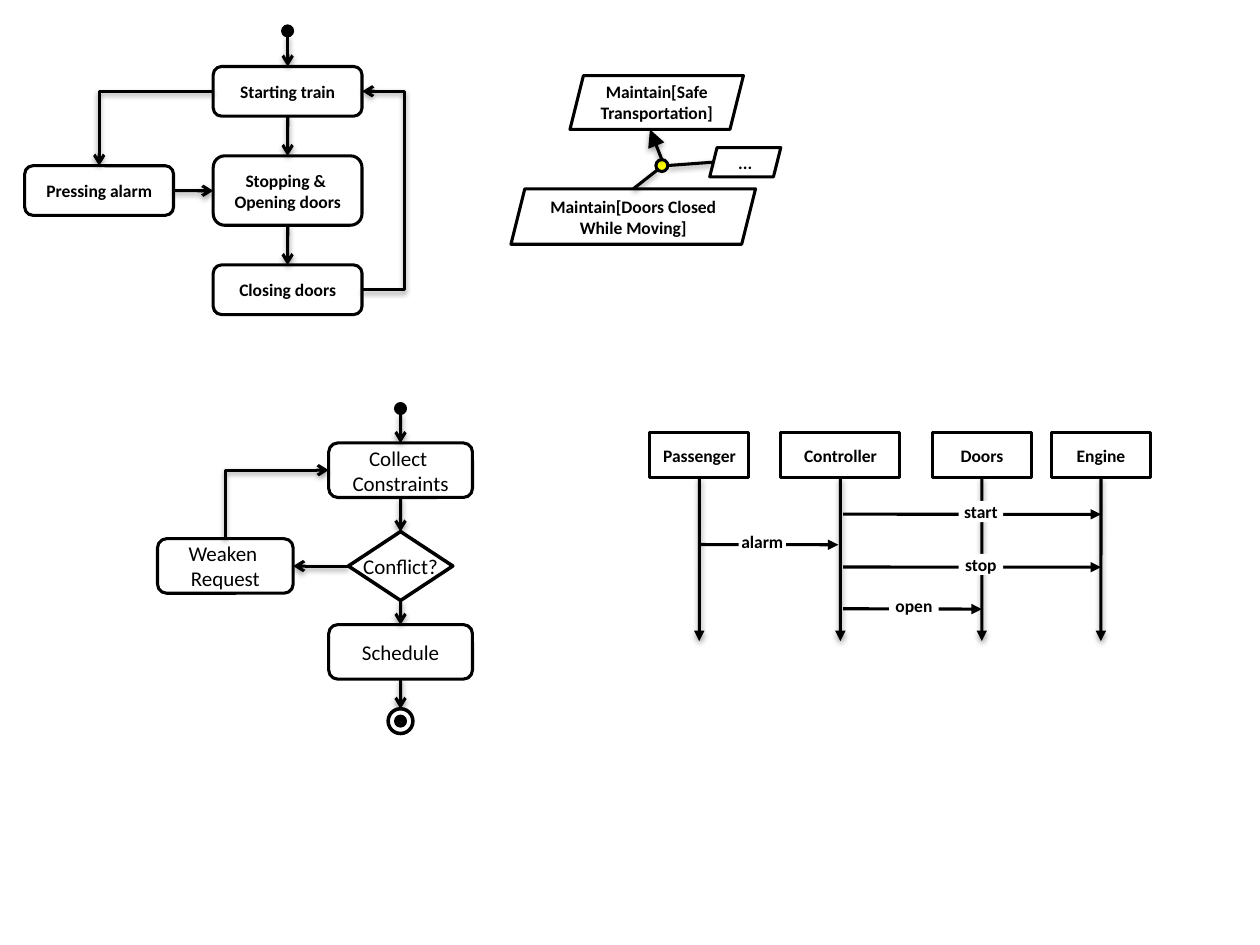
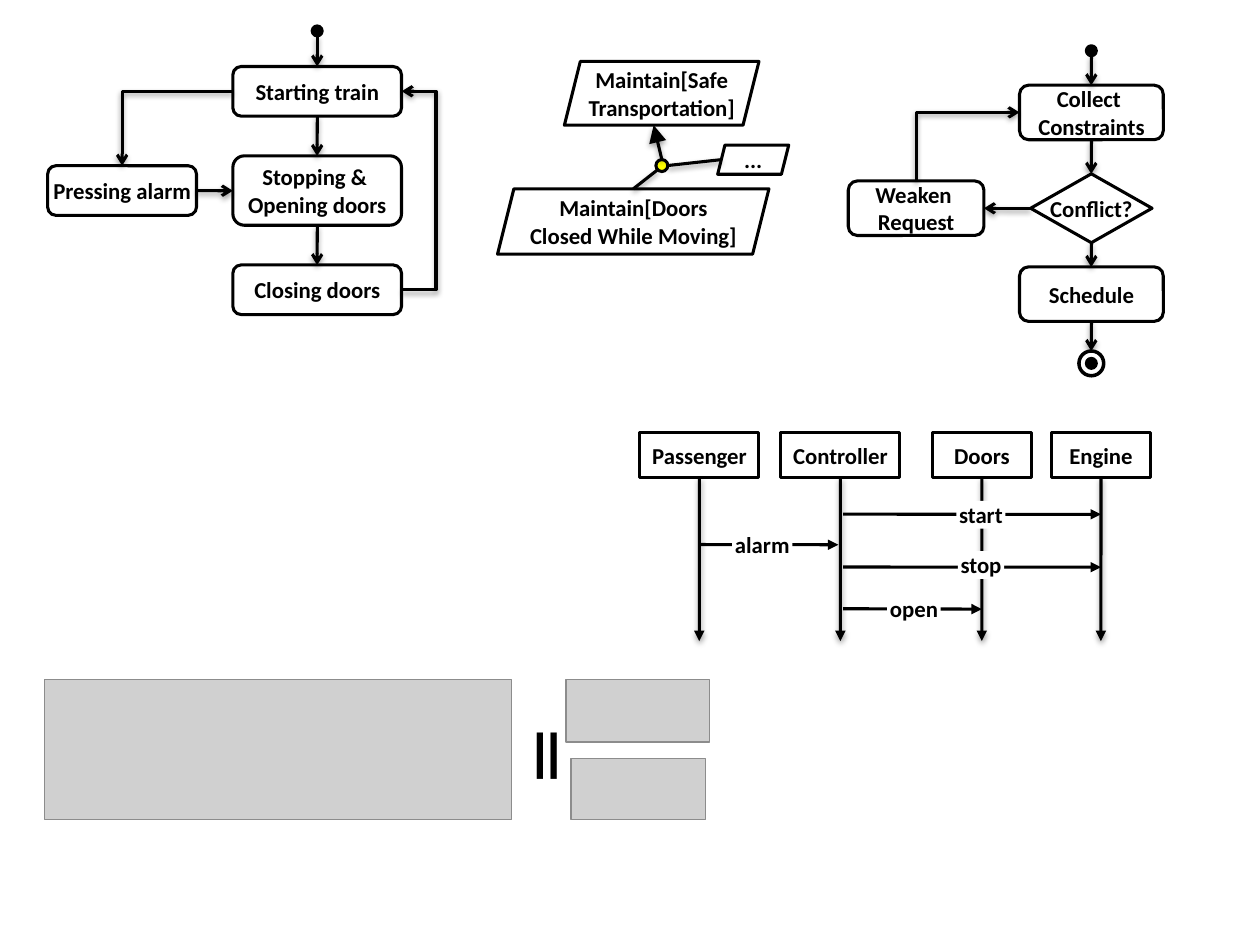
Before and after one commit to blambeau/phd, a slide deck: slide 5 of writing/images/train.pptx. Drawn at 1260x945 pixels with LibreOffice and Linux fonts; fonts in the diff are those of the drawing; grey boxes stand for pictures. Boxes give left, top, right and bottom in pixels: in the first picture for what was removed or moved away, otherwise in the second. Text is boxed around its words. In the diff, an @@ line names an element or a change of style, - is before the commit and + after.

```diff
--- a/writing/images/train.pptx
+++ b/writing/images/train.pptx
@@ 3 arrows, 1 ellipse moved together from (x1=282, y1=26, x2=292, y2=265) to (x1=312, y1=26, x2=323, y2=265) @@
@@ 4 arrows, 3 rounded rectangles, 2 ellipses, 1 elbow arrow moved together from (x1=158, y1=403, x2=472, y2=726) to (x1=848, y1=45, x2=1163, y2=368) @@
@@ rounded rectangle "Starting train" resized from (x1=213, y1=67, x2=362, y2=116) to (x1=233, y1=67, x2=402, y2=116) @@
@@ parallelogram "Maintain[Safe Transportation]" resized from (x1=570, y1=76, x2=743, y2=130) to (x1=564, y1=62, x2=759, y2=126) @@
@@ elbow arrow moved from (213, 92) - (100, 166) to (233, 92) - (122, 166) @@
@@ elbow arrow moved from (362, 290) - (363, 92) to (402, 290) - (402, 92) @@
@@ arrow moved from (662, 160) - (650, 130) to (662, 160) - (654, 125) @@
@@ size 10 to 13 pt in 15 elements at (x1=781, y1=433, x2=900, y2=478), (x1=1051, y1=433, x2=1150, y2=478), (x1=932, y1=433, x2=1032, y2=478), (x1=48, y1=166, x2=197, y2=215), (x1=640, y1=433, x2=759, y2=478), (x1=961, y1=558, x2=1002, y2=580), (x1=498, y1=189, x2=769, y2=255), (x1=890, y1=605, x2=938, y2=621), (x1=959, y1=508, x2=1003, y2=530), (x1=564, y1=62, x2=759, y2=126), (x1=233, y1=156, x2=402, y2=226), (x1=233, y1=67, x2=402, y2=116), (x1=233, y1=265, x2=402, y2=314), (x1=735, y1=537, x2=790, y2=553), (x1=718, y1=145, x2=789, y2=174) @@
@@ parallelogram "..." moved from (x1=709, y1=147, x2=780, y2=176) to (x1=718, y1=145, x2=789, y2=174) @@
@@ rounded rectangle "Pressing alarm" moved from (x1=25, y1=166, x2=174, y2=215) to (x1=48, y1=166, x2=197, y2=215) @@
@@ rounded rectangle "Stopping & Opening doors" resized from (x1=213, y1=156, x2=362, y2=226) to (x1=233, y1=156, x2=402, y2=226) @@
@@ line moved from (713, 163) - (668, 165) to (721, 160) - (668, 165) @@
@@ diamond "Conflict?" resized from (x1=348, y1=532, x2=452, y2=601) to (x1=1031, y1=174, x2=1152, y2=243) @@
@@ diamond "Conflict?" at (x1=1031, y1=174, x2=1152, y2=243): size 12 to 13 pt, bold on; outline #000000 2 pt to #000000 1.75 pt @@
@@ arrow moved from (174, 190) - (213, 190) to (197, 190) - (233, 190) @@
@@ parallelogram "Maintain[Doors Closed While Moving]" resized from (x1=512, y1=189, x2=756, y2=244) to (x1=498, y1=189, x2=769, y2=255) @@
@@ elbow arrow moved from (348, 566) - (294, 566) to (1031, 208) - (984, 208) @@
@@ rounded rectangle "Closing doors" resized from (x1=213, y1=265, x2=362, y2=314) to (x1=233, y1=265, x2=402, y2=314) @@
@@ size 12 to 13 pt, bold on in 3 elements at (x1=1019, y1=86, x2=1163, y2=140), (x1=848, y1=181, x2=984, y2=236), (x1=1019, y1=267, x2=1163, y2=321) @@
@@ ellipse moved from (x1=388, y1=709, x2=413, y2=735) to (x1=1079, y1=352, x2=1104, y2=377) @@
@@ rectangle "Passenger" resized from (x1=650, y1=433, x2=750, y2=478) to (x1=640, y1=433, x2=759, y2=478) @@
@@ group added at (x1=44, y1=679, x2=709, y2=820): 3 pictures, 1 text @@
+||
```
Also in this commit, not shown: 5 other slides changed, 1 slide added, 26 other files.
